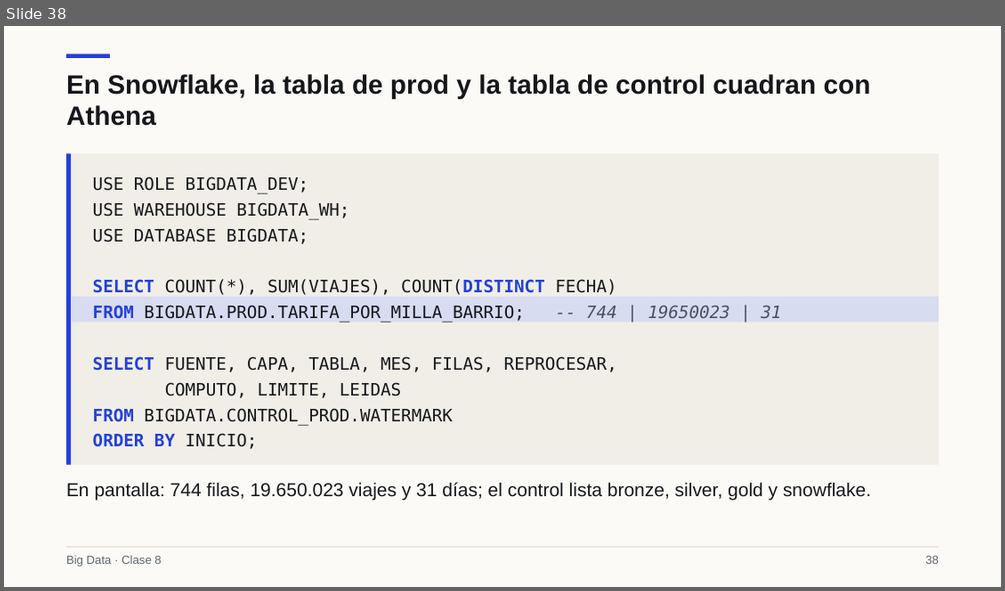
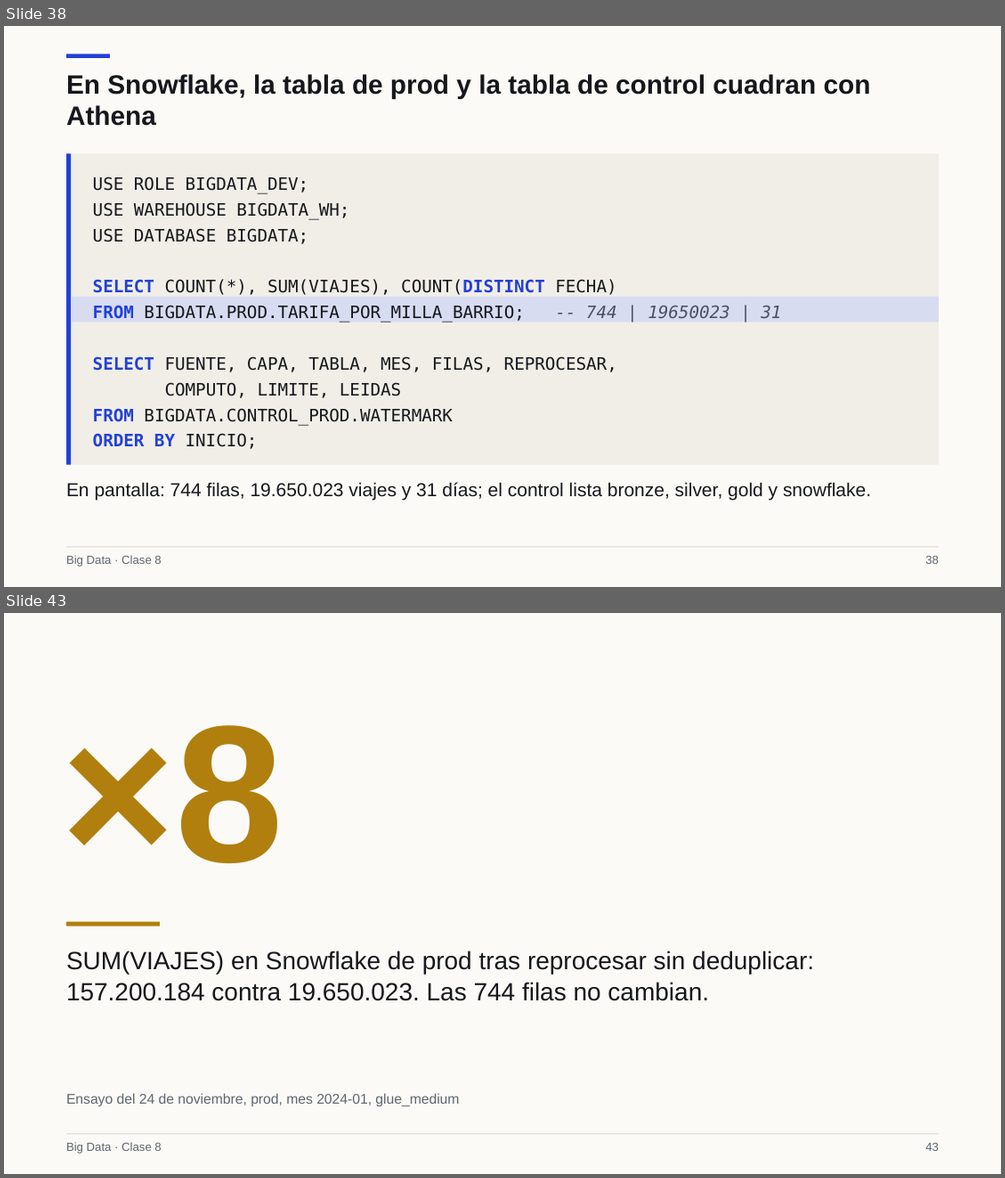
Before and after one commit to Apaezc/bigdata-udem-2026, a slide deck: curso/clase08/deck/slides.pptx. Shown one above the other, each under a label of ours: slide 38 before the commit, slides 38 and 43 after it; the slides between them are not shown. The pictures are 1005x591 and 1005x1178 pixels, drawn with LibreOffice and Linux fonts; fonts in the diff are those of the drawing. Boxes give left, top, right and bottom in pixels: in the first picture for what was removed or moved away, otherwise in the second. Text is boxed around its words. In the diff, an @@ line names an element or a change of style, - is before the commit and + after.

```diff
--- a/curso/clase08/deck/slides.pptx
+++ b/curso/clase08/deck/slides.pptx
@@ slide 43 added at (4,613,1001,1174), background #FBFAF6 @@
@@ text added at (62,725,283,863), 187.5 pt, text #B07F0E, bold @@
+×8
@@ rectangle added at (66,921,160,925), fill #B07F0E @@
@@ text added at (66,950,814,1001), 24 pt, text #15171C @@
+SUM(VIAJES) en Snowflake de prod tras reprocesar sin deduplicar: 157.200.184 contra 19.650.023. Las 744 filas no cambian.
@@ text added at (66,1093,459,1106), 13.5 pt, text #5F6672 @@
+Ensayo del 24 de noviembre, prod, mes 2024-01, glue_medium
@@ rectangle added at (66,1134,938,1135), fill #D9D6CC @@
@@ text added at (66,1142,161,1153), 11.2 pt, text #5F6672 @@
+Big Data · Clase 8
@@ text added at (925,1143,938,1151), 11.2 pt, text #5F6672 @@
+43
```
Also in this commit, not shown: 7 slides changed, 4 other slides added, 5 other files.
